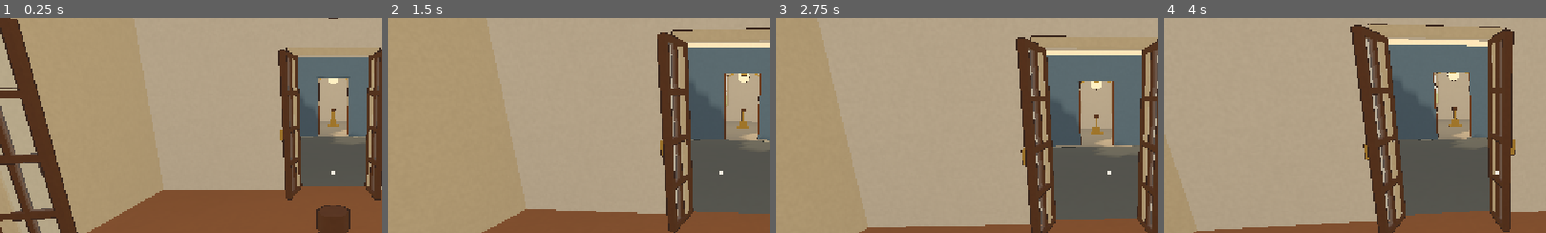
Above: before the commit, frames 1-4 (left to right).
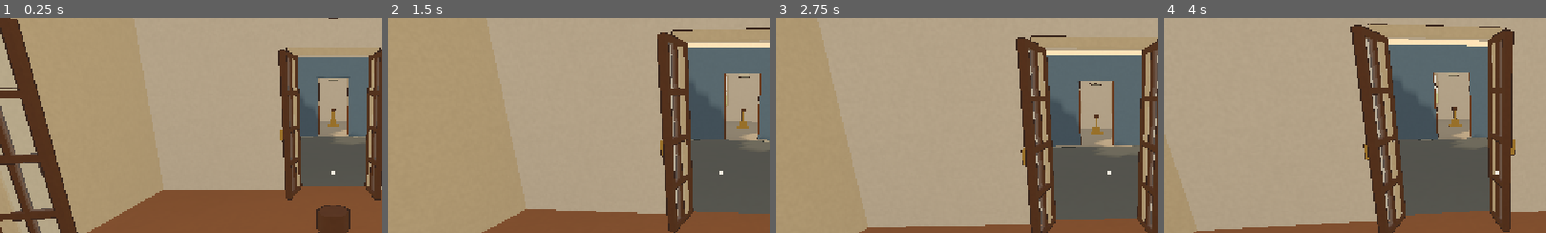
Above: after the commit, the same moments.

Repository: naturalnick/belvedere
Game: Godot game, scene res://scenes/manor.tscn
Same seed, same stepped clock (60 frames per second), same inputs: the game is played once before the commit and once after it.
Inputs (mouse positions are % of the whole screen's width and height, from its top left):
- Up to frame 1 (0.25 s): no input
- Up to frame 2 (1.5 s): tap Enter at 0.5, 1.35 s; move the mouse to (55, 50) at 0.52 s; hold W from 0.53 s (still down); tap E at 0.6 s; click (55, 50) at 0.67 s; move the mouse to (45, 50) at 1.27 s
- Up to frame 3 (2.75 s): keep holding W; move the mouse to (52, 48) at 2.02 s; tap E at 2.1 s
- Up to frame 4 (4 s): keep holding W; tap Space at 2.75 s; move the mouse to (49, 52) at 2.77 s; tap Enter at 2.85, 3.5 s; click (49, 52) at 2.92 s; move the mouse to (57, 51) at 3.52 s; tap E at 3.6 s
The pictures show only the part of the screen within x 6-56%, y 14-64%; the shares and areas given below are measured in that part.

The runs differ from the first frame. In frame 1, less than 0.1% of the frame differs, in the area x 83-91%, y 28-31%; in frame 2, 0.1%, in the area x 88-98%, y 25-31%; in frame 3, 0.1%; in frame 4, 0.1%.

Commit message:
Use simple task pendants and bank completion only in the Foyer

Diff:
--- a/scripts/manor_beacon.gd
+++ b/scripts/manor_beacon.gd
@@ -2,39 +2,52 @@
 extends Node3D
 
 var globe: MeshInstance3D
-var shutters: Array[Node3D] = []
 var light: OmniLight3D
 var state := 0
 
 func _ready() -> void:
-	var brass := ManorGeometry.material("C9A04A")
-	ManorGeometry.cylinder(self, 0.025, 0.5, Vector3(0, 0.45, 0), brass)
-	ManorGeometry.cylinder(self, 0.34, 0.09, Vector3(0, 0.2, 0), brass)
+	var brass := ManorGeometry.material("B39459", 0.004)
+	ManorGeometry.cylinder(self, 0.09, 0.05, Vector3(0, 0.72, 0), brass)
+	ManorGeometry.cylinder(self, 0.012, 0.43, Vector3(0, 0.48, 0), brass)
+	ManorGeometry.cylinder(self, 0.055, 0.06, Vector3(0, 0.245, 0), brass)
+	var shade := MeshInstance3D.new()
+	var shell := CylinderMesh.new()
+	shell.top_radius = 0.10
+	shell.bottom_radius = 0.27
+	shell.height = 0.24
+	shell.radial_segments = 24
+	shell.cap_bottom = false
+	shade.mesh = shell
+	shade.material_override = ManorGeometry.material("DDD3BD", 0.006)
+	shade.position.y = 0.10
+	add_child(shade)
+	var rim := MeshInstance3D.new()
+	var ring := TorusMesh.new()
+	ring.inner_radius = 0.255
+	ring.outer_radius = 0.275
+	ring.rings = 32
+	ring.ring_segments = 8
+	rim.mesh = ring
+	rim.material_override = brass
+	rim.position.y = -0.02
+	add_child(rim)
+	# A shallow frosted lens exposes the on/off state from across the room.
 	globe = MeshInstance3D.new()
-	var sphere := SphereMesh.new()
-	sphere.radius = 0.25
-	sphere.height = 0.5
-	sphere.radial_segments = 16
-	sphere.rings = 8
-	globe.mesh = sphere
+	var lens := SphereMesh.new()
+	lens.radius = 0.25
+	lens.height = 0.09
+	lens.radial_segments = 24
+	lens.rings = 8
+	globe.mesh = lens
+	globe.position.y = -0.025
 	add_child(globe)
-	for i in 4:
-		var pivot := Node3D.new()
-		add_child(pivot)
-		pivot.rotation.y = i * PI / 2.0
-		var shutter := Node3D.new()
-		pivot.add_child(shutter)
-		shutter.position = Vector3(0, 0.20, 0.29)
-		shutter.rotation.x = -1.15
-		ManorGeometry.box(shutter, Vector3(0.23, 0.42, 0.045), Vector3(0, -0.21, 0), brass)
-		shutters.append(shutter)
 	light = OmniLight3D.new()
 	light.omni_range = 5.5
-	light.light_color = Color("FFD990")
+	light.light_color = Color("FFF0DA")
 	add_child(light)
 	set_state(0)
 
 func set_state(value: int) -> void:
 	state = value
-	globe.material_override = ManorGeometry.glowing_material("FFD37F" if value == 1 else "FFF0C2") if value > 0 else ManorGeometry.material("595C59")
-	light.light_energy = 0.85 if value == 1 else (0.35 if value == 2 else 0.0)
+	globe.material_override = ManorGeometry.glowing_material("FFF0DA") if value == 1 else ManorGeometry.material("77766E")
+	light.light_energy = 0.85 if value == 1 else 0.0
--- a/scripts/manor_objective_display.gd
+++ b/scripts/manor_objective_display.gd
@@ -50,4 +50,4 @@
 	for id in lamps:
 		lamps[id].set_state(2 if objectives.completed.has(id) else (1 if objectives.active == id else 0))
 	for i in progress_lights.size():
-		progress_lights[i].material_override = ManorGeometry.glowing_material("FFF0C2") if objectives.completed.has(ManorObjectives.ROOMS[i]) else ManorGeometry.material("595C59")
+		progress_lights[i].material_override = ManorGeometry.glowing_material("FFF0DA") if objectives.completed.has(ManorObjectives.ROOMS[i]) else ManorGeometry.material("595C59")
--- a/tests/ending_tests.gd
+++ b/tests/ending_tests.gd
@@ -23,8 +23,7 @@
 	check(main.objective_display.lamps[main.objectives.active].state == 1, "active room has active pendant")
 	for lamp: ManorBeacon in main.objective_display.lamps.values():
 		check(not lamp.is_processing() and lamp.globe.scale == Vector3.ONE, "objective lamps have no continuous animation or scaling")
-		for shutter in lamp.shutters:
-			check(is_equal_approx(shutter.rotation.x, -1.15), "every lamp stays open, including inactive lamps")
+		check((lamp.light.light_energy > 0) == (lamp.state == 1), "only the current objective room emits light")
 	var front: ManorDoor
 	for door in main.rooms[7].doors:
 		if door.is_front:
@@ -35,6 +34,8 @@
 	main.objectives.completed.assign([0, 1, 2, 3, 5, 6])
 	main.objectives.active = 8
 	main.refresh_progress()
+	for lamp: ManorBeacon in main.objective_display.lamps.values():
+		check(lamp.light.light_energy == 0, "completed room lamps turn off; progress remains in Foyer")
 	check(main.objectives.main_won and not main.won, "main win can happen independently of bonus")
 	check(main.controls_locked() and main.play_gate.mode == "victory", "main victory stops input and offers explicit finish")
 	check(not front.opened and not main.carpet.visible and not main.ending.active, "main win does not unlock bonus exit")
Not shown, changed: docs/SPEC.md
